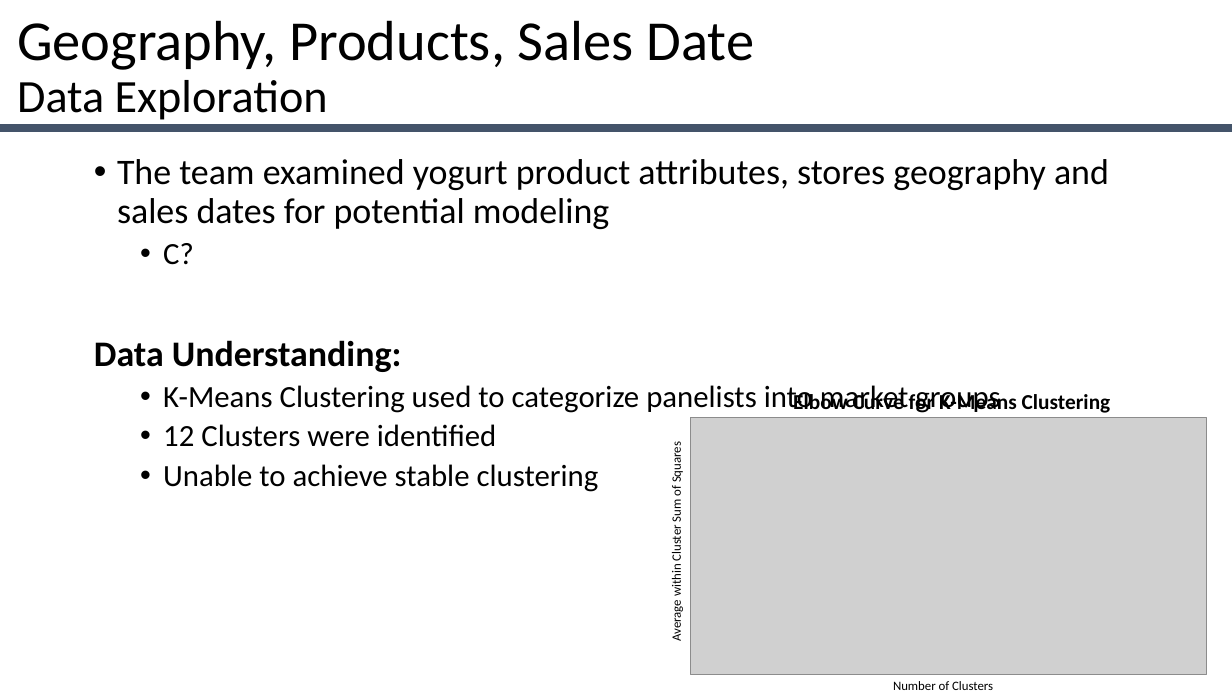
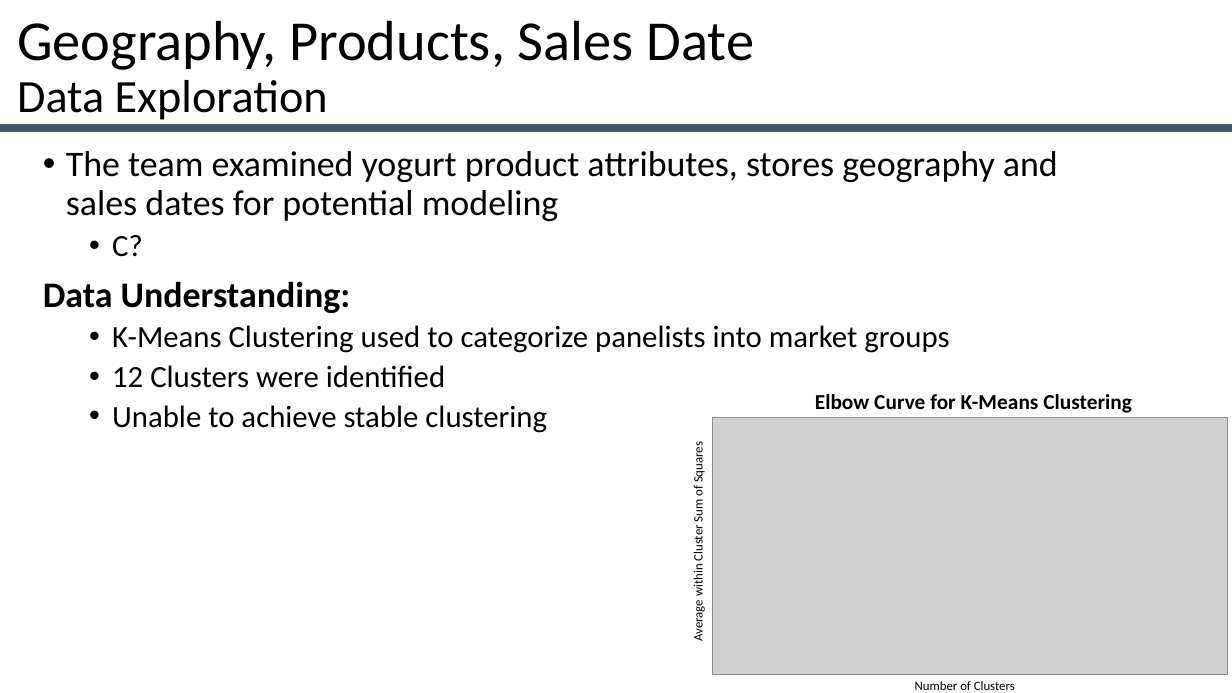
Before and after one commit to mGalarnyk/Machine_Learning_Froyo, a slide deck: slide 13 of DSE220 Final Project/DSE220 Final Project Presentation.pptx. Drawn at 1232x693 pixels with LibreOffice and Linux fonts; fonts in the diff are those of the drawing; grey boxes stand for pictures. Boxes give left, top, right and bottom in pixels: in the first picture for what was removed or moved away, otherwise in the second. Text is boxed around its words. In the diff, an @@ line names an element or a change of style, - is before the commit and + after.

Commit message:
Final Report and Powerpoint in PDF format (so people can view on github)

```diff
--- a/DSE220 Final Project/DSE220 Final Project Presentation.pptx
+++ b/DSE220 Final Project/DSE220 Final Project Presentation.pptx
@@ text "The team examined yogurt product ..." rewrapped from [94, 159, 1109, 492] to [43, 151, 1058, 433] @@
@@ 3 texts, 1 picture: place and size @@
-3 texts, 1 picture at [669, 391, 1207, 690]
+3 texts, 1 picture at [690, 394, 1228, 690]
```
Also in this commit, not shown: 18 other files.
